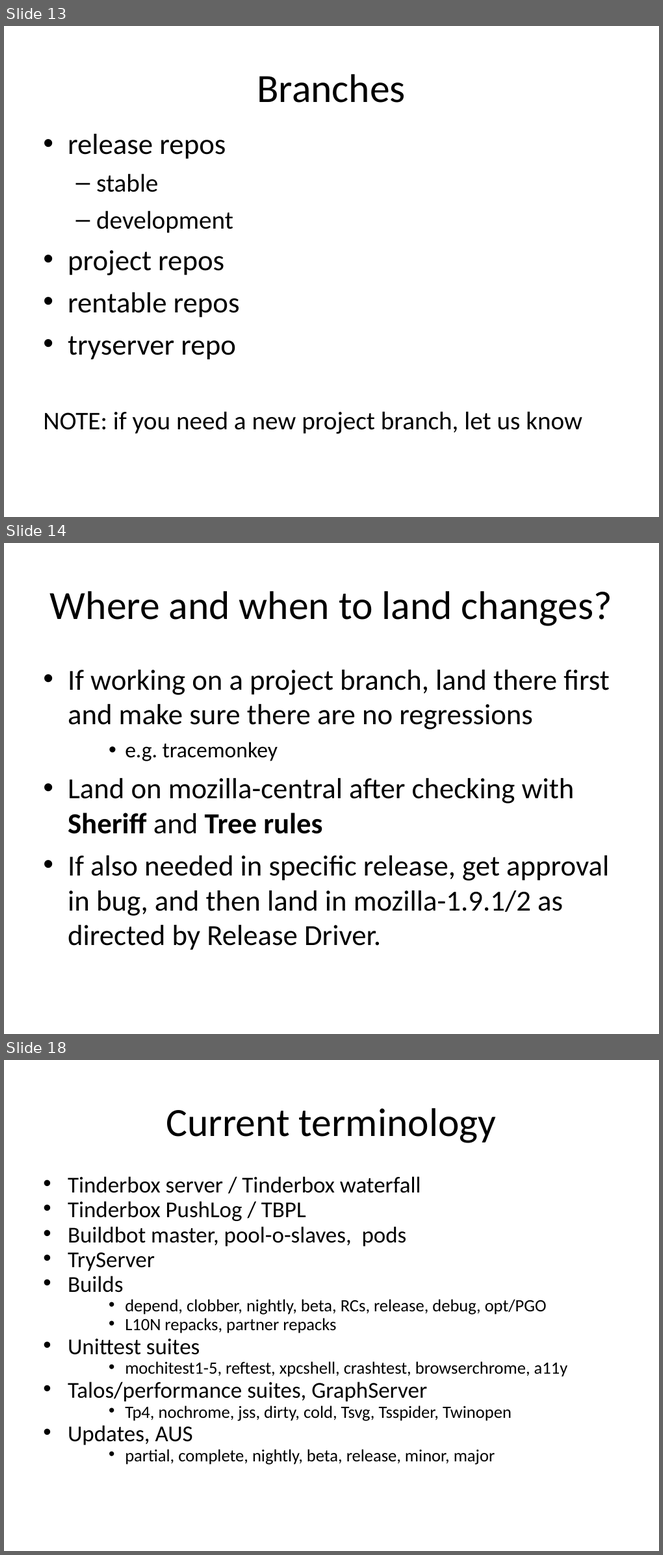
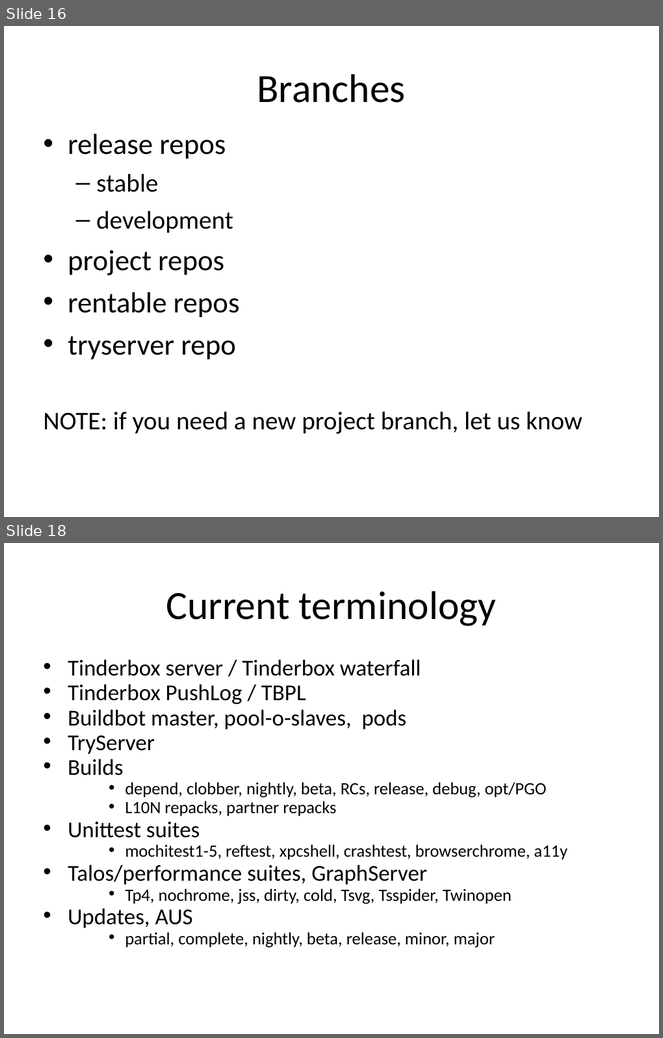
Before and after one commit to armenzg/playground, a slide deck: mozilla/slides/presentations/RelEng-newhire-brownbag-april2011.ppt. Shown one above the other, each under a label of ours: slides 13, 14 and 18 before the commit, slides 16 and 18 after it; the slides between them are not shown. The pictures are 663x1555 and 663x1038 pixels, drawn with LibreOffice and Linux fonts; fonts in the diff are those of the drawing. Boxes give left, top, right and bottom in pixels: in the first picture for what was removed or moved away, otherwise in the second. Text is boxed around its words. In the diff, an @@ line names an element or a change of style, - is before the commit and + after.

```diff
--- a/mozilla/slides/presentations/RelEng-newhire-brownbag-april2011.ppt
+++ b/mozilla/slides/presentations/RelEng-newhire-brownbag-april2011.ppt
@@ slide 14 removed at box(4, 543, 659, 1034), background #FFFFFF @@
@@ title removed at box(50, 591, 612, 626) @@
-Where and when to land changes?
@@ text removed at box(68, 670, 610, 951) @@
-• If working on a project branch, land there first and make sure there are no regressions
-    • e.g. tracemonkey
-• Land on mozilla-central after checking with Sheriff and Tree rules
-• If also needed in specific release, get approval in bug, and then land in mozilla-1.9.1/2 as directed by Release Driver.
@@ what was slide 13 is now slide 16 @@
```
Also in this commit, not shown: 9 slides changed, 5 slides added, 4 other slides removed.
